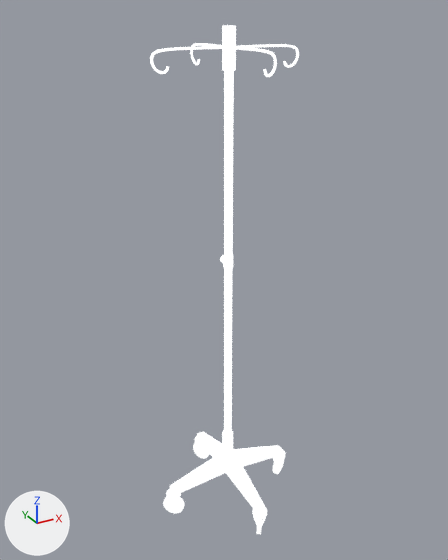
A saved change to the glTF model packages/client/public/props/hp_iv_stand.glb.
One viewpoint serves both versions: a 50 mm camera at (-1.049, -1.865, 1.953) aimed at (-0.006, 0.031, 1.005). Every picture has the same lights, and +X, +Y and +Z are marked at lower left. The first picture is the older version. Where no turn or scale is listed for an object, it has been applied to the vertices.

Names of what the first picture shows: 'Iv_bag_holder'.
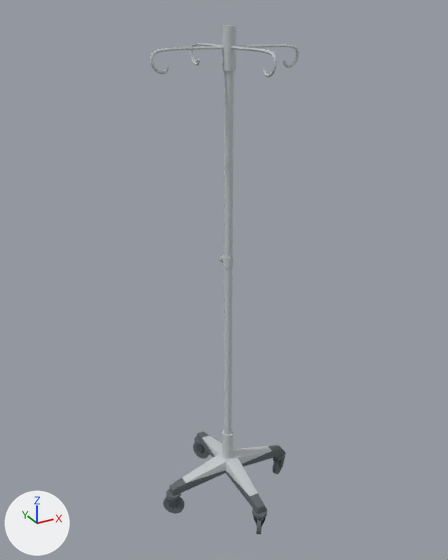
Edits to the bpy script that builds the scene:
```text
Change mat_iv_pole:
    where n0 = _N.new('ShaderNodeBsdfPrincipled'); n0.name = 'Principled BSDF'
    remove n0.inputs[28].default_value = 1.0  # 'Emission Strength'
```

Where the change shows, as pixel boxes (x1, y1, x2, y2) in the pictures (448 x 560 px):
'Iv_bag_holder', surface changed: (150, 25, 299, 534) in both
